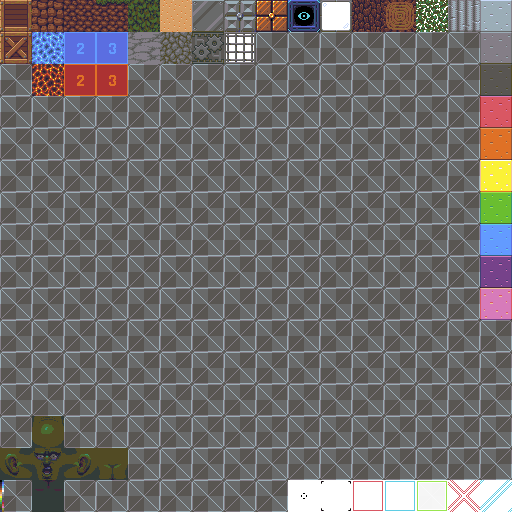
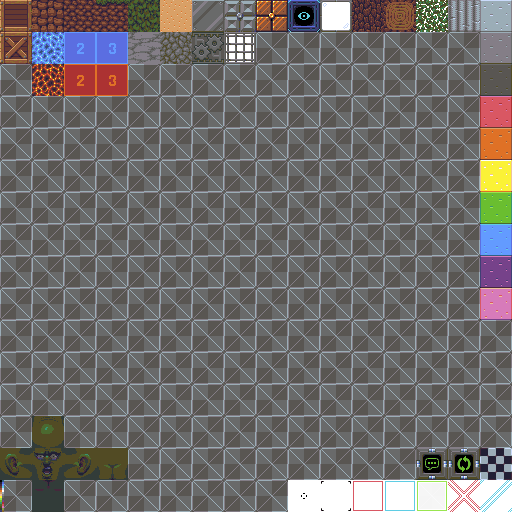
Layer changes from the first (512, 512) image to the second:
added group "Zones" with 3 layers in group "Blocks" over bbox(416, 448, 512, 480)
added layer "DialogeBox" in group "Zones" over bbox(416, 448, 448, 480)
added layer "Checkpoint" in group "Zones" over bbox(448, 448, 480, 480)
added layer "Race" in group "Zones" over bbox(480, 448, 512, 480)
